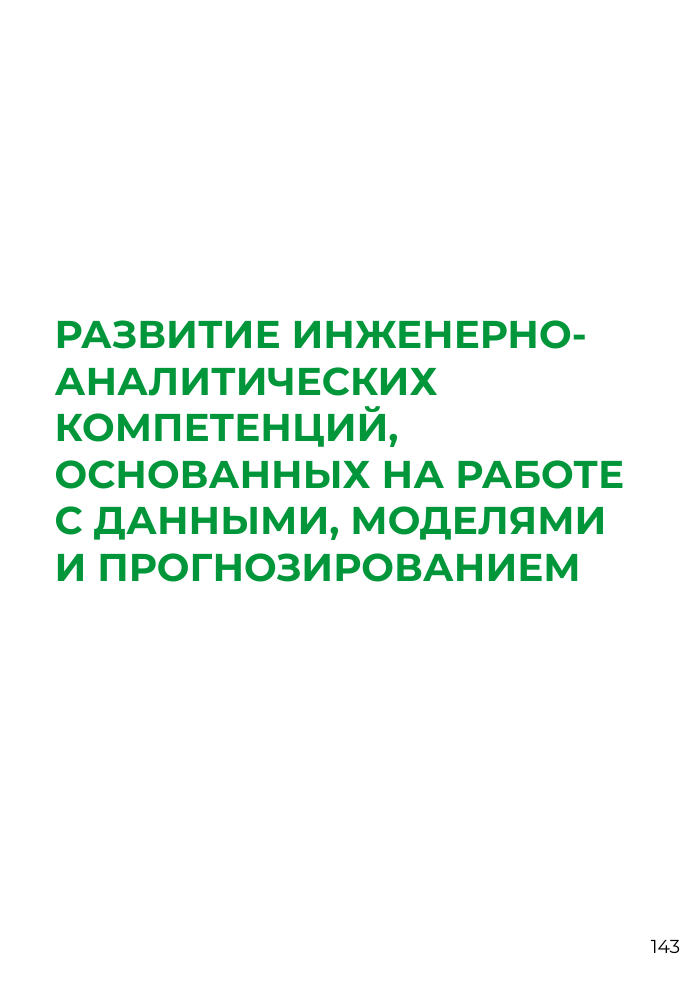
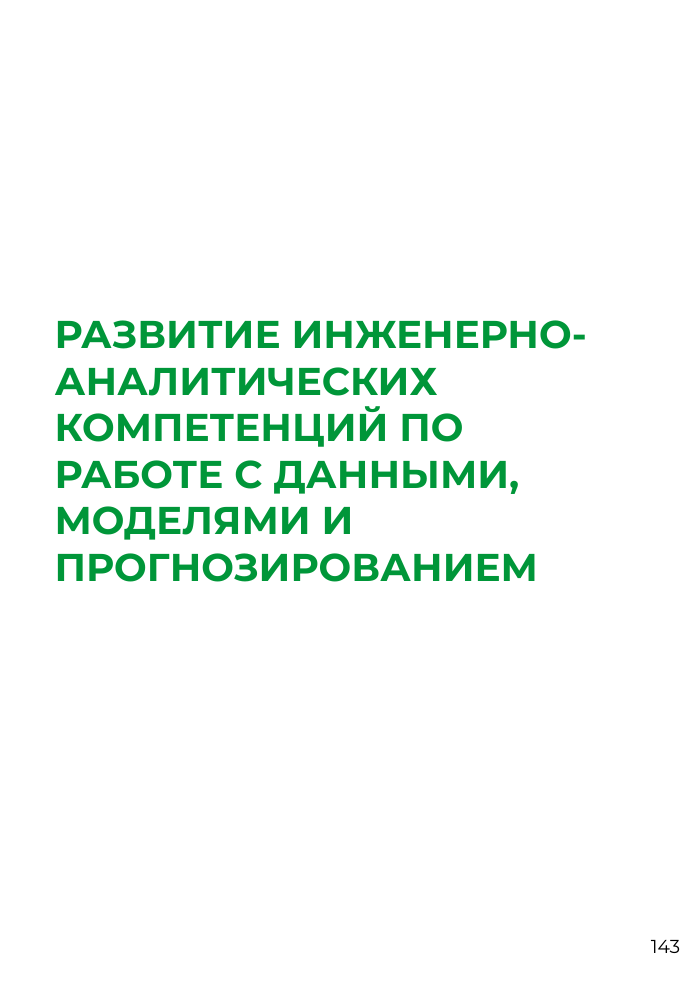
Before and after one commit to NikitaPetrosienko/-, a slide deck: slide 143 of data/Меню развивающих действий_ШЦР.pptx. Drawn at 698x1008 pixels with LibreOffice and Linux fonts; fonts in the diff are those of the drawing; background and template pictures are left out. Boxes give left, top, right and bottom in pixels: in the first picture for what was removed or moved away, otherwise in the second. Text is boxed around its words. In the diff, an @@ line names an element or a change of style, - is before the commit and + after.

```diff
--- a/data/Меню развивающих действий_ШЦР.pptx
+++ b/data/Меню развивающих действий_ШЦР.pptx
@@ text at [55,320,587,582]: text changed @@
-РАЗВИТИЕ ИНЖЕНЕРНО-АНАЛИТИЧЕСКИХ КОМПЕТЕНЦИЙ, ОСНОВАННЫХ НА РАБОТЕ С ДАННЫМИ, МОДЕЛЯМИ И ПРОГНОЗИРОВАНИЕМ
+РАЗВИТИЕ ИНЖЕНЕРНО-АНАЛИТИЧЕСКИХ КОМПЕТЕНЦИЙ ПО РАБОТЕ С ДАННЫМИ, МОДЕЛЯМИ И ПРОГНОЗИРОВАНИЕМ
```
Also in this commit, not shown: 7 other slides changed, 13 other files.
